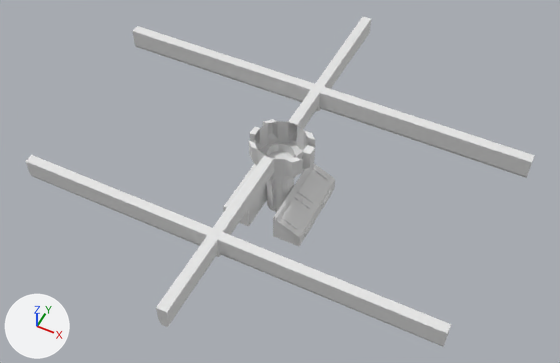
The FBX model Call-From-Space/Assets/Prefabs/pre-duel2/MainRoomDecor.fbx, before and after one commit.
One viewpoint serves both versions: a camera (50 mm lens) standing at (168.1, 183.3, 178.1) and looking at (101.7, 316.2, 12.1). The lights are fixed; the arrows at lower left show +X, +Y and +Z. Where no turn or scale is listed for an object, it has been applied to the vertices.
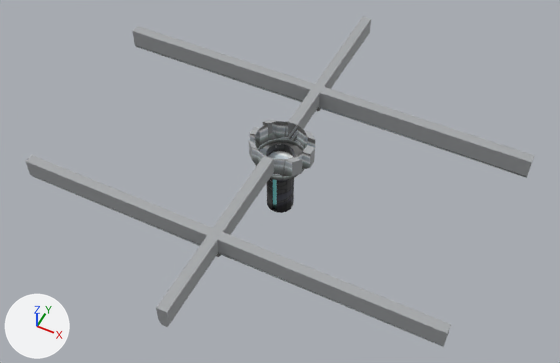
Where the newer file only moved an object's origin or applied its transform, the numbers keep the older frame.

What differs and where, as boxes (x1, y1, x2, y2) in the pictures (560 x 363 px):
'Circle.021', recoloured (white to grey): (25, 17, 535, 347) in both
'Cube.050', deleted: before (273, 163, 335, 247)
'Circle.020', recoloured (grey to black): (266, 144, 294, 213) in both
'Cube.033', deleted: before (223, 163, 267, 226)

The change, as a diff of the scene's bpy script:
```diff
--- a/Call-From-Space/Assets/Prefabs/pre-duel2/MainRoomDecor.fbx.py
+++ b/Call-From-Space/Assets/Prefabs/pre-duel2/MainRoomDecor.fbx.py
@@ img_column_jpg @@
+img_column_jpg = load_image('column.jpg', '../../Images/Textures/Adrian/column.jpg', 102, 500, 'sRGB')
@@ img_pipes_jpg @@
+img_pipes_jpg = load_image('pipes.jpg', '../../Images/Textures/pipes.jpg', 500, 500, 'sRGB')
@@ mat_material_111 @@
+mat_material_111 = principled_material('Material.111')
+mat_material_111.texture = img_column_jpg
@@ mat_material_108 @@
+mat_material_108 = principled_material('Material.108')
+mat_material_108.texture = img_pipes_jpg
@@ me_circle_024 @@
 me_circle_024.from_pydata(...)  # 282 vertices, 261 faces; spans x -62.1..64.8, y -64.5..58.2, z -8.3..0.0
+me_circle_024.materials.append(mat_material_108)  # picture img_pipes_jpg
@@ me_circle_012 @@
 me_circle_012.from_pydata(...)  # 72 vertices, 56 faces; spans x -3.2..4.6, y -5.9..2.0, z -20.9..0.0
+me_circle_012.materials.append(mat_material_111)  # picture img_column_jpg
@@ ob_cube_050 @@
-ob_cube_050 = bpy.data.objects.new('Cube.050', me_cube_035)
-ob_cube_050.location = (109.2, 317.6, 5.2)
-ob_cube_050.rotation_euler = (1.571, 0.0, -3.142)  # degrees (90, 0, -180)
-ob_cube_050.scale = (-4.18, -4.18, -12.3)
@@ ob_cube_033 @@
-ob_cube_033 = bpy.data.objects.new('Cube.033', me_cube_030)
-ob_cube_033.location = (92.9, 317.6, 5.2)
-ob_cube_033.rotation_euler = (1.571, 0.0, 0.0)  # degrees (90, 0, 0)
-ob_cube_033.scale = (-4.18, -4.18, -12.3)
```
